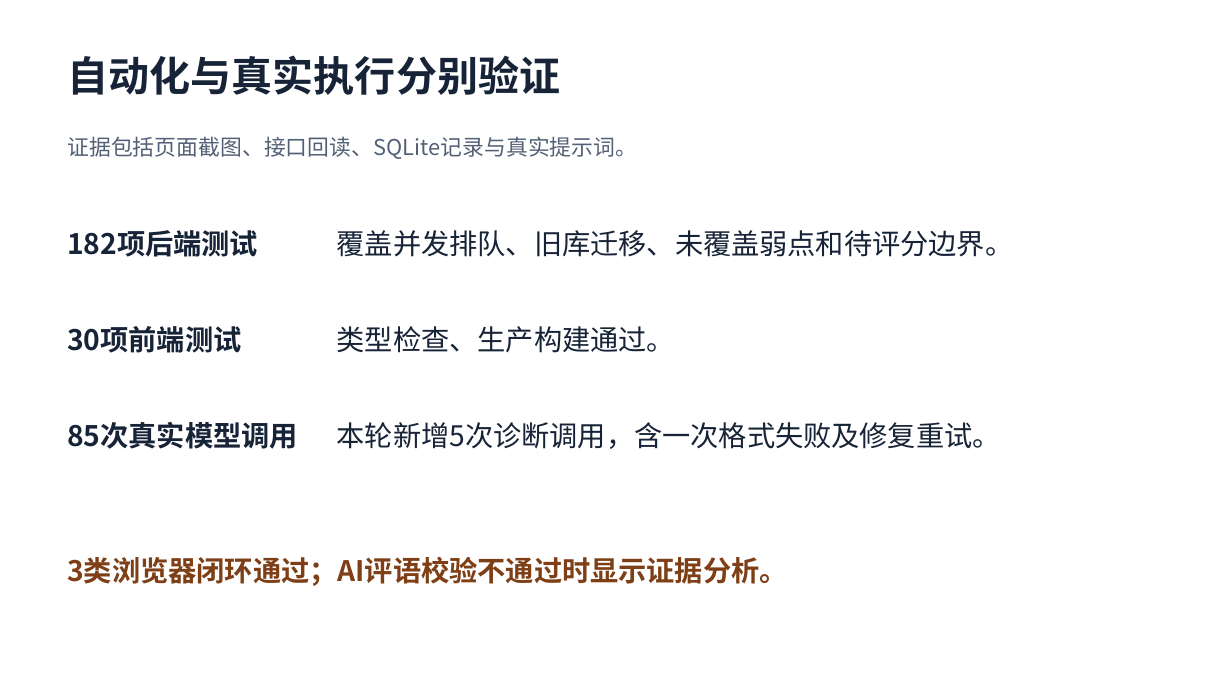
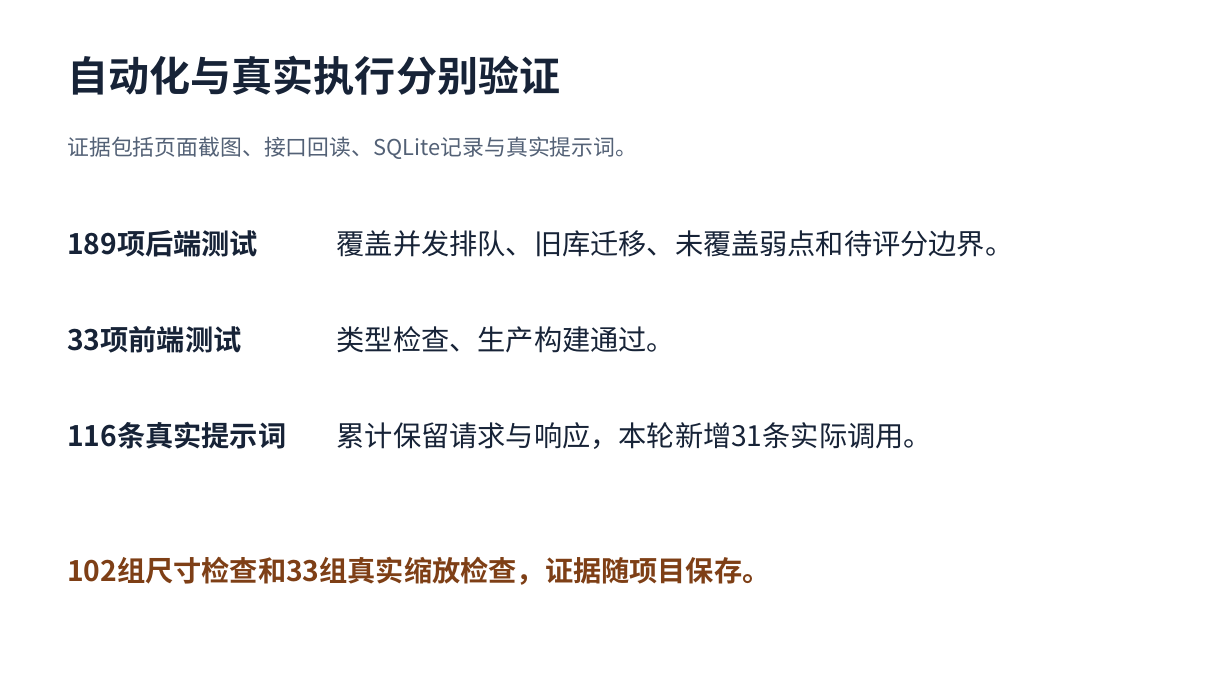
Before and after one commit to ZhuoranLi2007/mlquiz-platform, a slide deck: slide 7 of docs/submission/course_demo.pptx. Drawn at 1232x693 pixels with LibreOffice and Linux fonts; fonts in the diff are those of the drawing. Boxes give left, top, right and bottom in pixels: in the first picture for what was removed or moved away, otherwise in the second. Text is boxed around its words. In the diff, an @@ line names an element or a change of style, - is before the commit and + after.

```diff
--- a/docs/submission/course_demo.pptx
+++ b/docs/submission/course_demo.pptx
@@ text at (x1=67, y1=230, x2=258, y2=257): text changed @@
-182项后端测试
+189项后端测试
@@ text at (x1=67, y1=326, x2=241, y2=353): text changed @@
-30项前端测试
+33项前端测试
@@ text at (x1=67, y1=421, x2=286, y2=449): text changed @@
-85次真实模型调用
+116条真实提示词
@@ text at (x1=337, y1=422, x2=932, y2=449): text changed @@
-本轮新增5次诊断调用，含一次格式失败及修复重试。
+累计保留请求与响应，本轮新增31条实际调用。
@@ text at (x1=67, y1=556, x2=770, y2=585): text changed @@
-3类浏览器闭环通过；AI评语校验不通过时显示证据分析。
+102组尺寸检查和33组真实缩放检查，证据随项目保存。
```
Also in this commit, not shown: 5 other slides changed, 26 other files.
